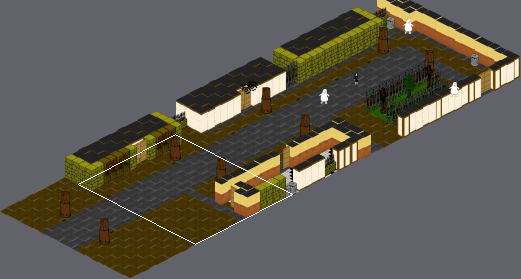
Two states of a Tiled map, data/streets01.tmx. Above, an overview of the earlier version with the close-up marked.
Close-up. Before:
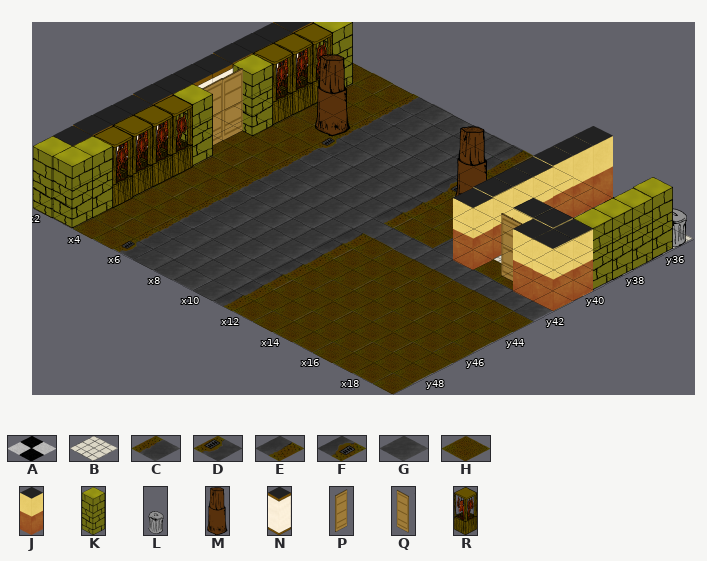
Cells are 250x129 px. Isometric: x runs down to the right, y down to the left. Shown: x 2..19, y 35..49. The commit also changed other parts of the map, which this record leaves out. Tiles whose own drawing changed are shown in their newer look in all pictures.
Key: from "tiles250x129": A 1, B 2, C 3, D 4, E 5, F 6, G 7, H 8; from "walls250x512": J 1, K 8, L 12, M 14, N 16, P 20, Q 21, R 22.
_ is an empty cell.
Layers that did not change in this view are not listed.
Layer "background_layer" before, first column x 2:
35 HHHHCGGGGEHHGHABAB
36 HHHHCGGGGEHHGHBABA
37 HHHHCGGGGEHHGHABAB
38 HHHHCGGGGFHHGHBABA
39 HHHHDGGGGEHHGHABAB
40 HHHHCGGGGEHHGHBABA
41 HHHHCGGGGEHHGHHHHH
42 HHHHCGGGGGGGGGGGGG
43 HHHHCGGGGEHHHHHHHH
44 HHHHCGGGGEHHHHHHHH
45 HHHHCGGGGEHHHHHHHH
46 HHHHCGGGGEHHHHHHHH
47 HHHHCGGGGEHHHHHHHH
48 HHHHCGGGGEHHHHHHHH
49 HHHHDGGGGEHHHHHHHH
Layer "walls_layer" before, first column x 2:
35 _____________J___L
36 KK___________J___K
37 NR___________J___K
38 NR_M______M__JB__K
39 NR___________JBB_K
40 NK___________J_JJJ
41 NP___________J_QJJ
42 NP________________
43 NK________________
44 NR________________
45 NR________________
46 NR________________
47 NR________________
48 NK________________
49 KK________________
New version:
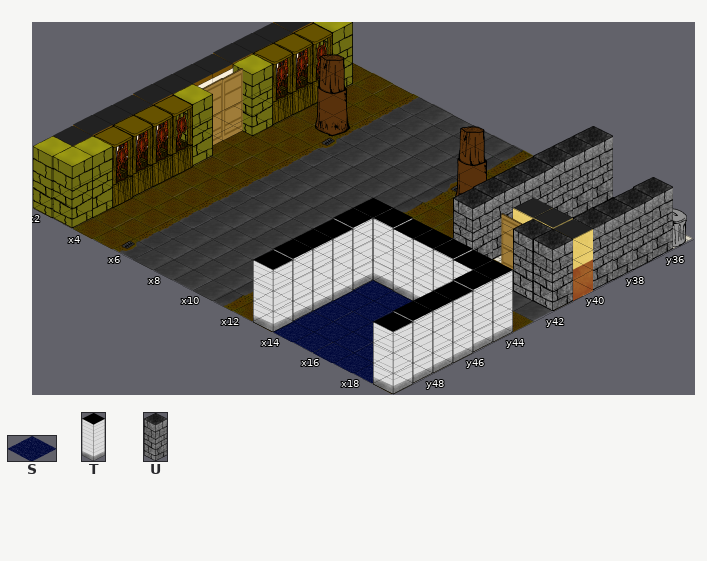
Further tiles: from "tiles250x129": S 14; from "walls250x512": T 28, U 29.
Difference:
Changed rows in their new state; . is an unchanged cell.
Layer "background_layer":
first column x 14:
45 SSSSS
46 SSSSS
47 SSSSS
48 SSSSS
49 SSSSS
Layer "walls_layer":
first column x 13:
35 ..U....
36 ..U...U
37 ..U...U
38 ..U...U
39 ..U...U
40 ..U....
41 ..U..UU
44 TTTTTTT
45 T.....T
46 T.....T
47 T.....T
48 T.....T
49 T.....T
Where, in picture pixels (left, top, right, bottom), the same in both close-ups:
changed: (253, 126, 673, 394)
